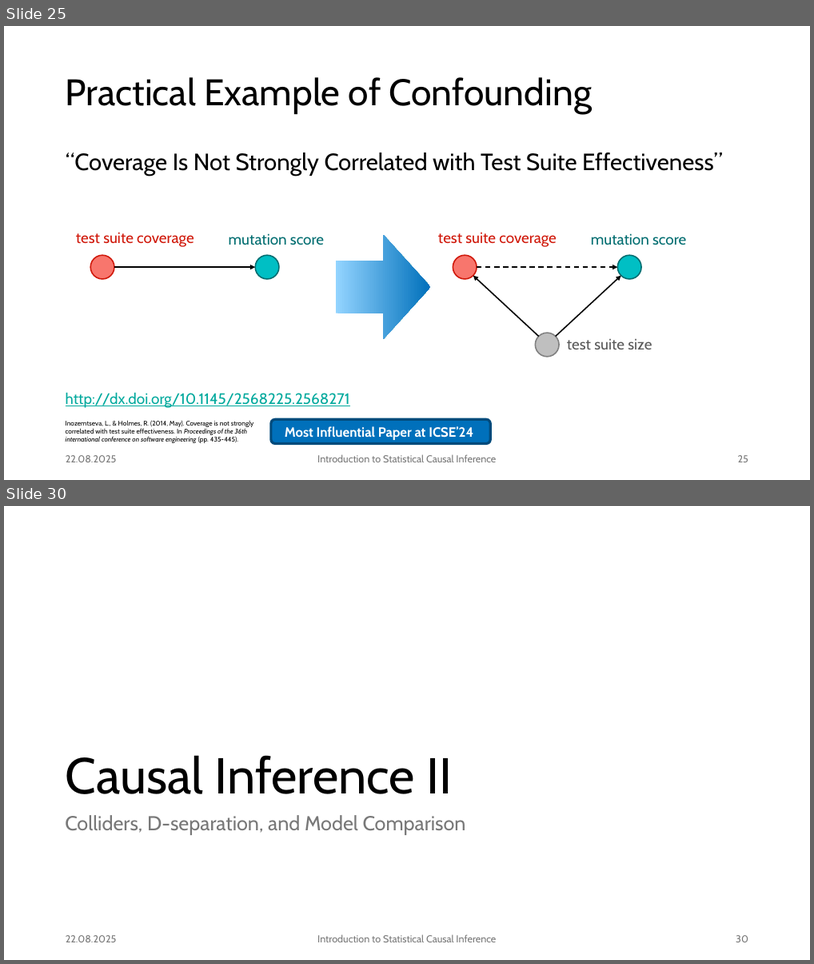
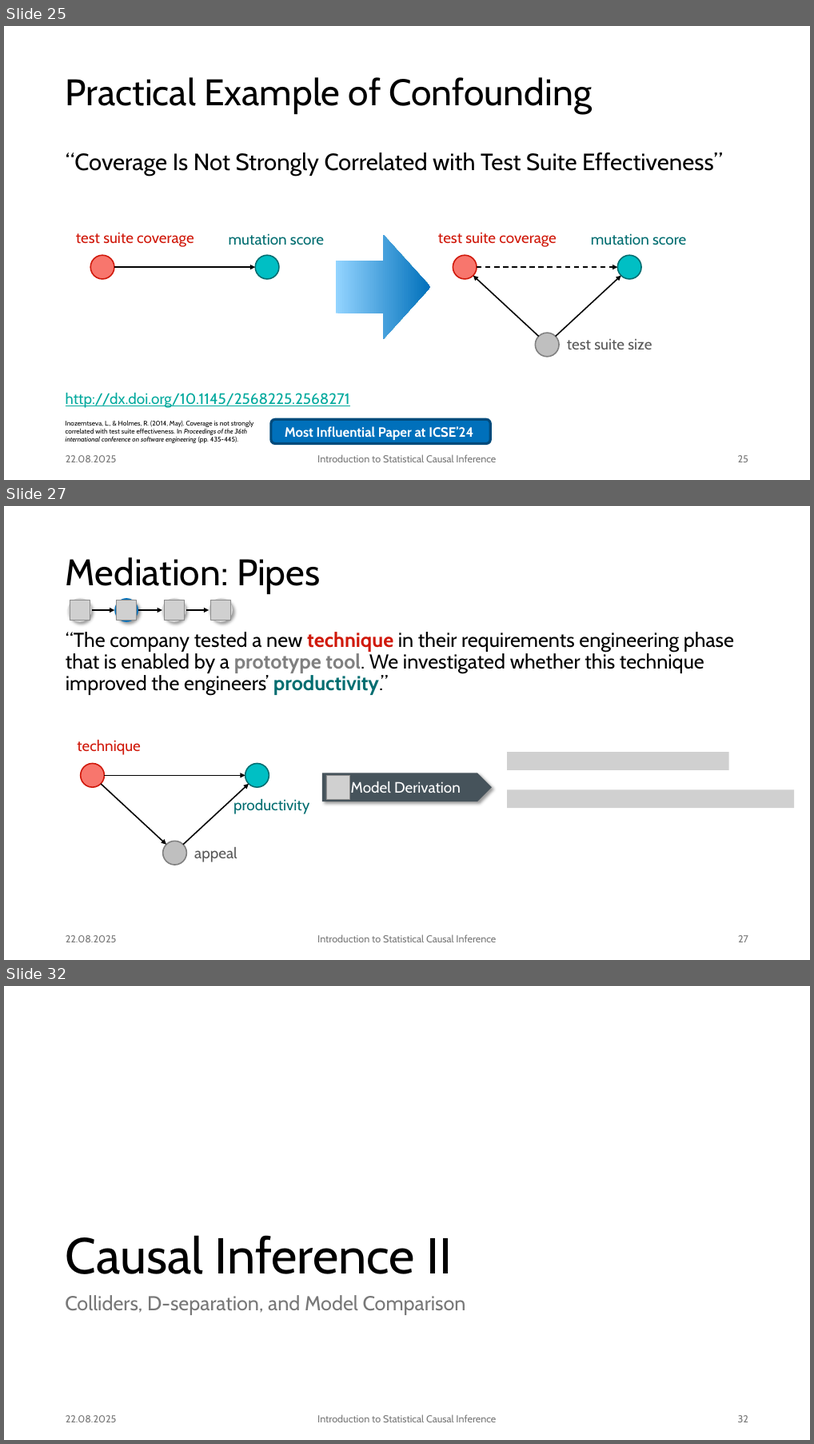
Before and after one commit to JulianFrattini/bda4sci, a slide deck: version2/slides/intro-sci.pptx. Shown one above the other, each under a label of ours: slides 25 and 30 before the commit, slides 25, 27 and 32 after it; the slides between them are not shown. The pictures are 814x964 and 814x1444 pixels, drawn with LibreOffice and Linux fonts; fonts in the diff are those of the drawing; grey boxes stand for pictures; background and template pictures are left out. Boxes give left, top, right and bottom in pixels: in the first picture for what was removed or moved away, otherwise in the second. Text is boxed around its words. In the diff, an @@ line names an element or a change of style, - is before the commit and + after.

Commit message:
Completed mediation example

```diff
--- a/version2/slides/intro-sci.pptx
+++ b/version2/slides/intro-sci.pptx
@@ slide 27 added at [4,506,810,960], background #FFFFFF @@
@@ title added at [66,557,320,594], 44 pt, text #000000 @@
+Mediation: Pipes
@@ ellipse added at [68,598,92,621], fill #D9D9D9 @@
@@ picture added at [70,600,90,620] @@
@@ ellipse added at [114,598,138,621], fill #0070BC @@
@@ picture added at [117,600,137,620] @@
@@ ellipse added at [162,598,186,621], fill #D9D9D9 @@
@@ picture added at [164,600,184,620] @@
@@ ellipse added at [209,598,233,621], fill #D9D9D9 @@
@@ picture added at [211,600,231,620] @@
@@ arrow added from (92, 610) to (114, 610), #000000 1.5 pt @@
@@ arrow added from (138, 610) to (162, 610), #000000 1.5 pt @@
@@ arrow added from (186, 610) to (209, 610), #000000 1.5 pt @@
@@ text added at [66,632,734,696], 24 pt, text #000000 @@
+“The company tested a new technique in their requirements engineering phase that is enabled by a prototype tool. We investigated whether this technique improved the engineers’ productivity.”
@@ text added at [77,739,140,755], 18 pt, text #D0180A @@
+technique
@@ ellipse added at [81,763,105,787], fill #F8766D, outline #D0180A 1.5 pt @@
@@ ellipse added at [246,763,269,787], fill #00BFC4, outline #006D70 1.5 pt @@
@@ picture added at [507,752,730,770] @@
@@ arrow added from (101, 784) to (166, 844), #000000 1.5 pt @@
@@ arrow added from (105, 776) to (246, 776), #000000 1.5 pt @@
@@ arrow added from (183, 844) to (249, 784), #000000 1.5 pt @@
@@ pentagon arrow added at [323,772,492,801], fill #46535C, 18 pt, text #FFFFFF @@
+Model Derivation
@@ picture added at [326,776,350,799] @@
@@ picture added at [507,790,794,808] @@
@@ text added at [234,798,310,814], 18 pt, text #006D70 @@
+productivity
@@ ellipse added at [163,840,186,864], fill #BFBFBF, outline #808080 1.5 pt @@
@@ text added at [194,847,237,862], 18 pt, text #595959 @@
+appeal
@@ text added at [66,935,117,942], 12 pt, text #797979 @@
+22.08.2025
@@ text added at [318,934,496,942], 12 pt, text #797979 @@
+Introduction to Statistical Causal Inference
@@ page number added at [738,935,749,942], 12 pt, text #797979 @@
+27
@@ what was slide 30 is now slide 32 @@
@@ page number at [738,1415,749,1422]: text changed @@
-30
+32
```
Also in this commit, not shown: 2 slides changed, 3 other slides added, 2 slides removed, 4 other files.
